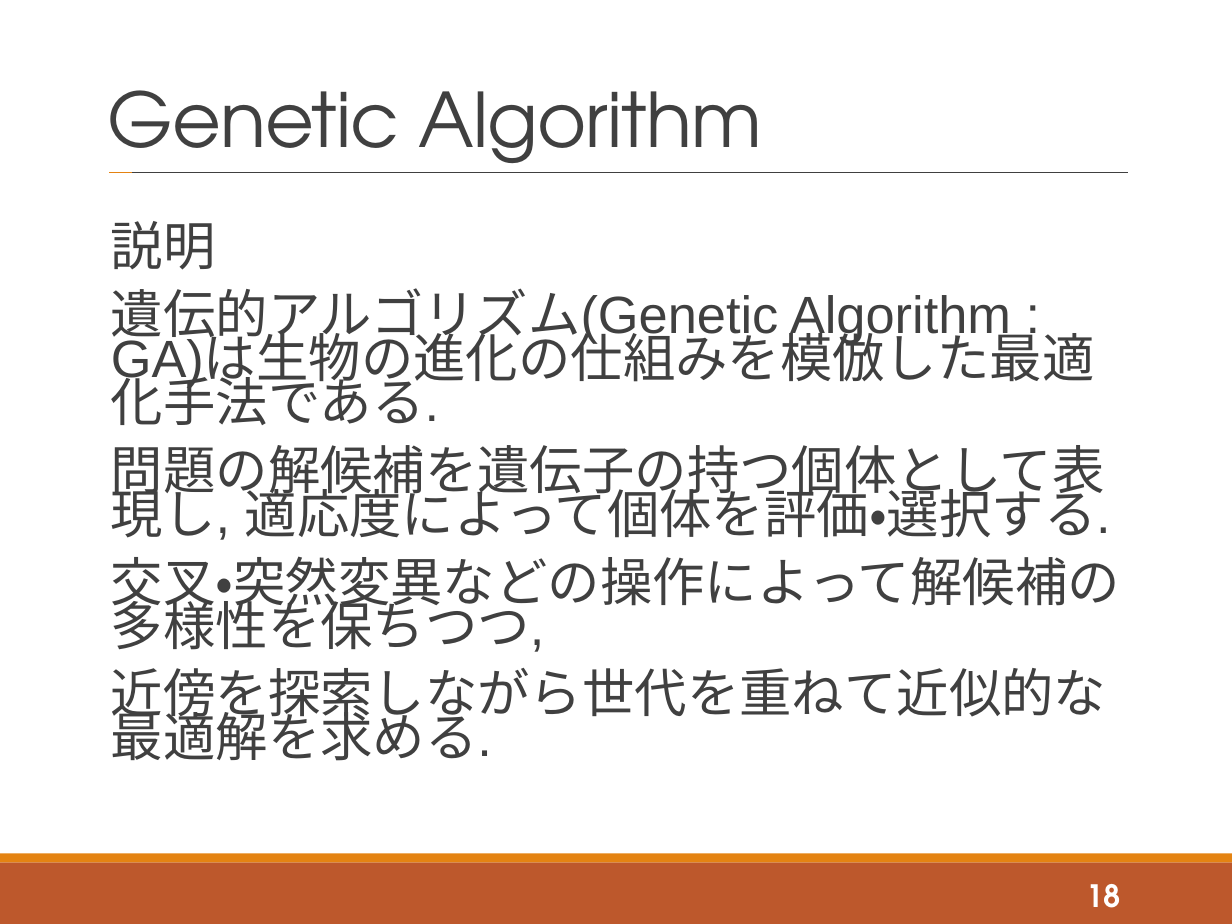
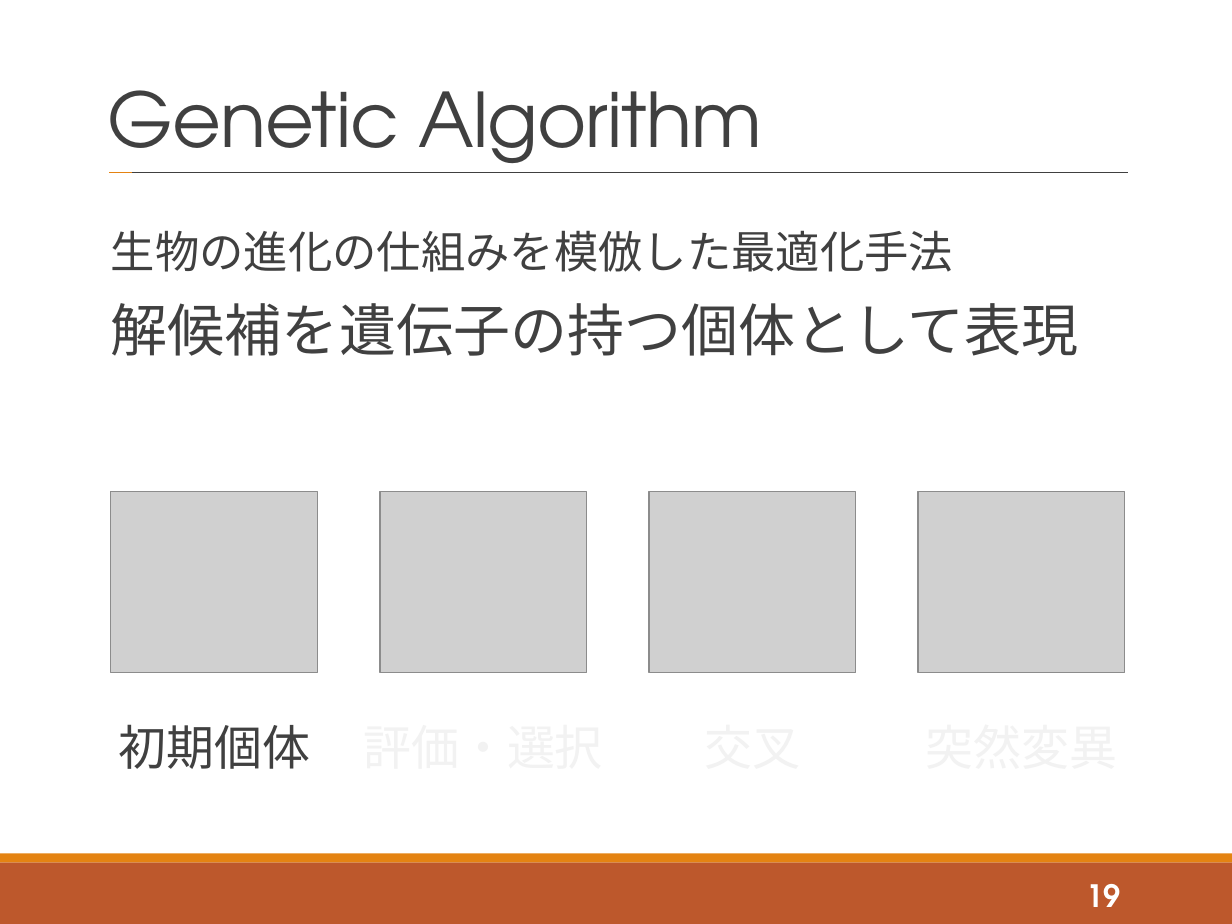
Before and after one commit to tatsuya-sugiyama/WeeklyReport, a slide deck: slide 19 of report/2020後期/2020_2nd_sugiyama.pptx (slide 18 before the commit). Drawn at 1232x924 pixels with LibreOffice and Linux fonts; fonts in the diff are those of the drawing; grey boxes stand for pictures. Boxes give left, top, right and bottom in pixels: in the first picture for what was removed or moved away, otherwise in the second. Text is boxed around its words. In the diff, an @@ line names an element or a change of style, - is before the commit and + after.

```diff
--- a/report/2020後期/2020_2nd_sugiyama.pptx
+++ b/report/2020後期/2020_2nd_sugiyama.pptx
@@ text at bbox=[111, 230, 1079, 356]: text changed; size 30.6 to 25.9 pt @@
-説明
-遺伝的アルゴリズム(Genetic Algorithm : GA)は生物の進化の仕組みを模倣した最適化手法である.
-問題の解候補を遺伝子の持つ個体として表現し, 適応度によって個体を評価・選択する.
-交叉・突然変異などの操作によって解候補の多様性を保ちつつ,
-近傍を探索しながら世代を重ねて近似的な最適解を求める.
+生物の進化の仕組みを模倣した最適化手法
+解候補を遺伝子の持つ個体として表現
@@ picture added at bbox=[111, 492, 318, 673] @@
@@ picture added at bbox=[379, 492, 586, 673] @@
@@ picture added at bbox=[649, 492, 856, 673] @@
@@ picture added at bbox=[918, 492, 1125, 673] @@
@@ text added at bbox=[118, 724, 309, 769], 28 pt, text #404040 @@
+初期個体
@@ page number at bbox=[1086, 884, 1120, 907]: text changed @@
-18
+19
```
Also in this commit, not shown: 8 other slides changed, 17 slides added, 2 slides removed.
